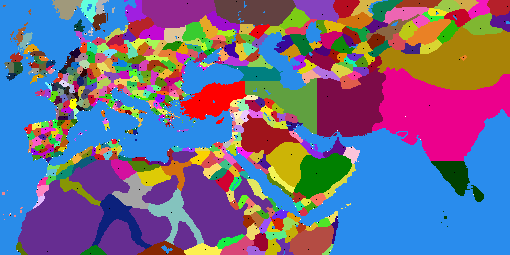
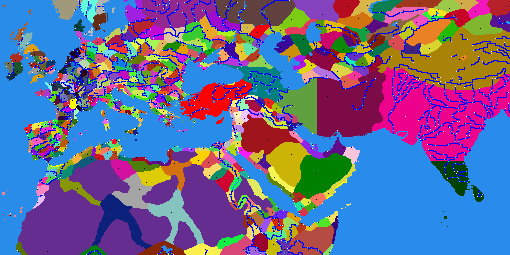
Revision of a layered 510px x 255px image; what changed, layer by layer:
showed "map_features_transparent", painted on it over [3, 0, 510, 255]
painted on "map_regions" over [204, 79, 293, 110]
hid "map_features", painted on it over [3, 0, 510, 255]
